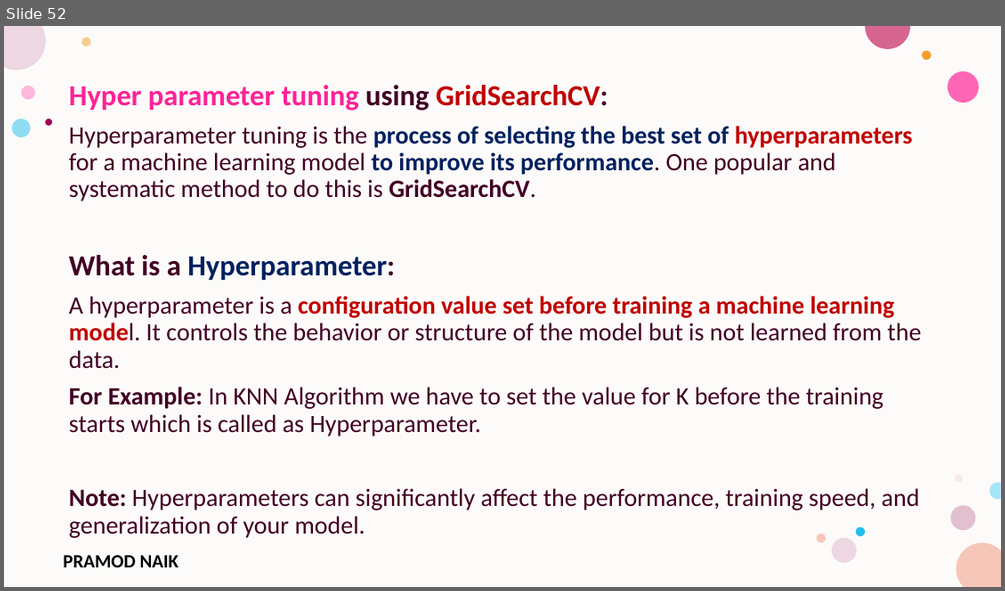
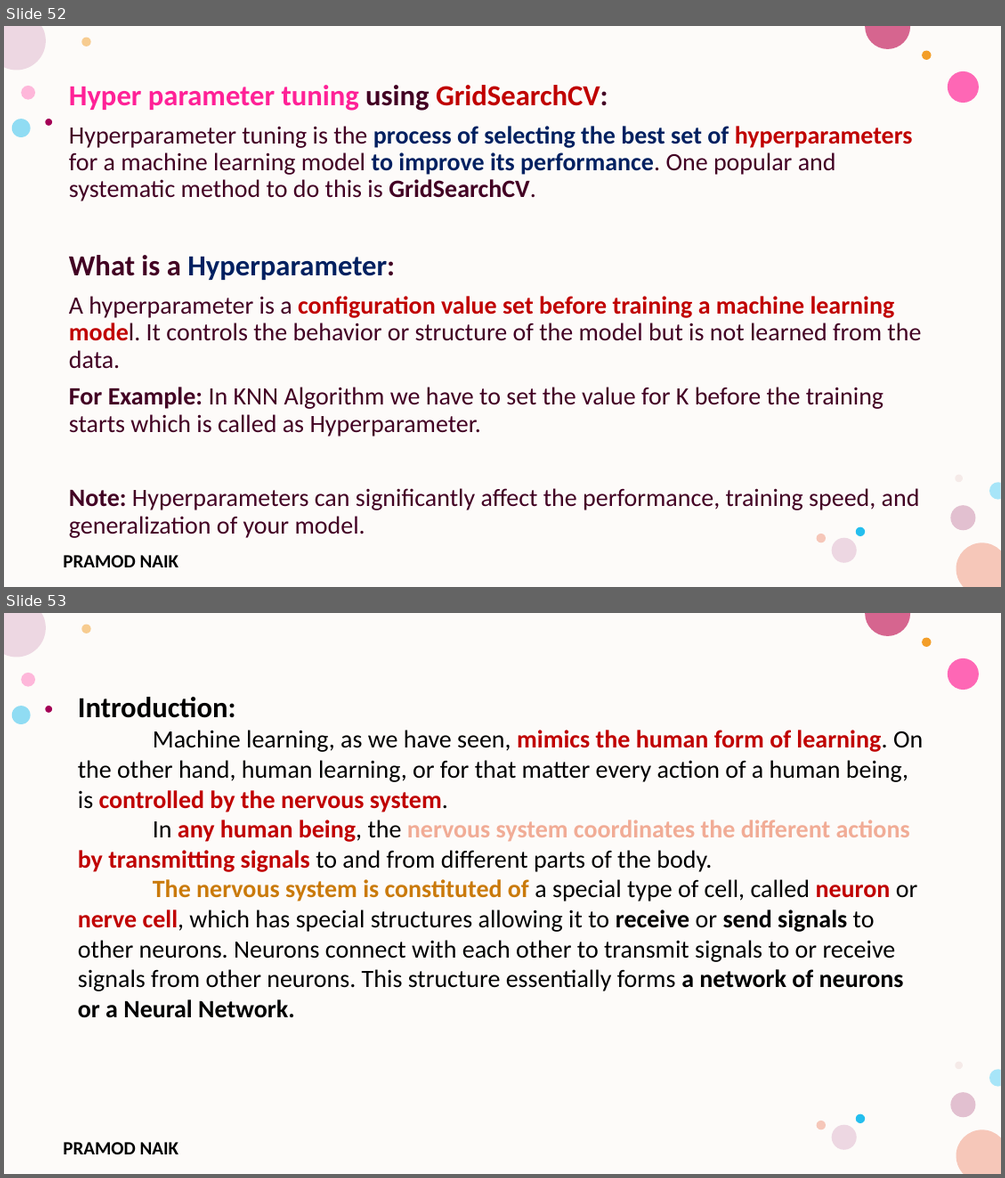
Before and after one commit to PRAMODNAIK-DEV/MCA-2nd-Sem-ML-Data-Analytics-Shridevi-College, a slide deck: Theory Class-Notes/Unit-4 Advanced Machine Learning Techniques.pptx. Shown one above the other, each under a label of ours: slide 52 before the commit, slides 52 and 53 after it. The pictures are 1005x591 and 1005x1178 pixels, drawn with LibreOffice and Linux fonts; fonts in the diff are those of the drawing; background and template pictures are left out. Boxes give left, top, right and bottom in pixels: in the first picture for what was removed or moved away, otherwise in the second. Text is boxed around its words. In the diff, an @@ line names an element or a change of style, - is before the commit and + after.

```diff
--- a/Theory Class-Notes/Unit-4 Advanced Machine Learning Techniques.pptx
+++ b/Theory Class-Notes/Unit-4 Advanced Machine Learning Techniques.pptx
@@ slide 53 added at [4,613,1001,1174], background #FFFFFF; not listed: 17 template elements that a slide beside it also shows @@
@@ text added at [78,697,922,1018], 24 pt, text #000000 @@
+Introduction:
+Machine learning, as we have seen, mimics the human form of learning. On the other hand, human learning, or for that matter every action of a human being, is controlled by the nervous system.
+In any human being, the nervous system coordinates the different actions by transmitting signals to and from different parts of the body.
+The nervous system is constituted of a special type of cell, called neuron or nerve cell, which has special structures allowing it to receive or send signals to other neurons. Neurons connect with each other to transmit signals to or receive signals from other neurons. This structure essentially forms a network of neurons or a Neural Network.
```
Also in this commit, not shown: 2 slides changed, 24 other slides added, 1 other file.
